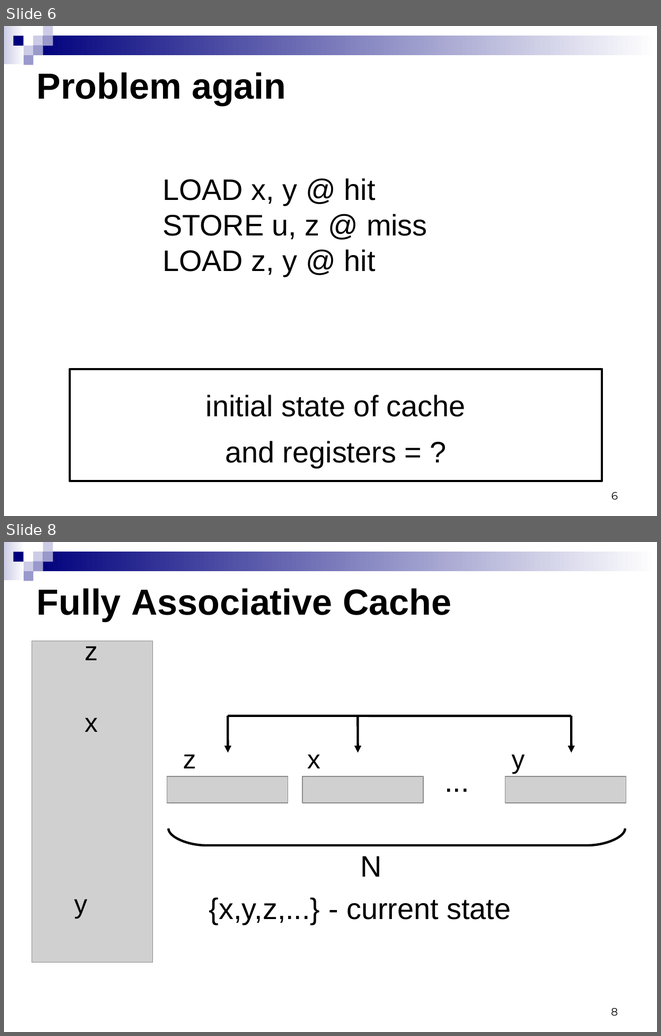
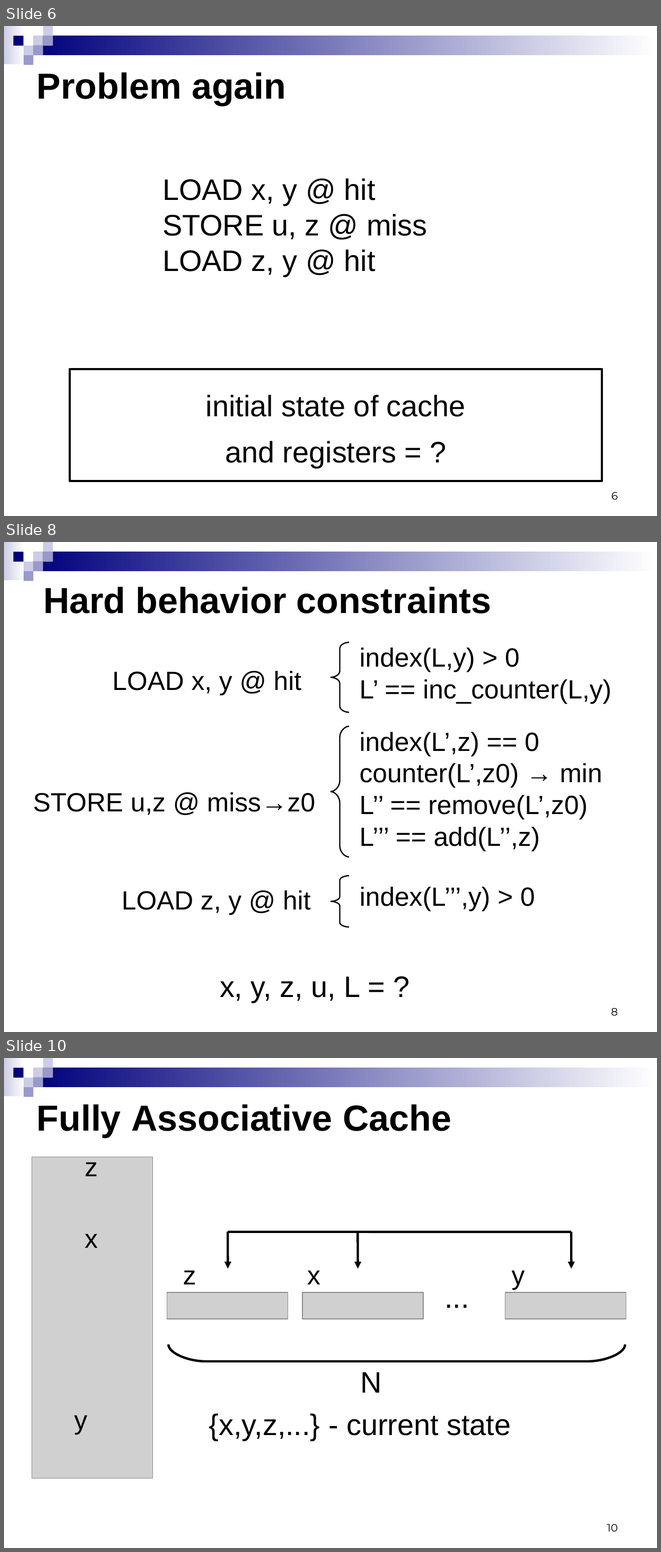
Before and after one commit to kornevgen/tesla-project, a slide deck: papers/unpublished/SummerSchool09/sumsch09-3.ppt. Shown one above the other, each under a label of ours: slides 6 and 8 before the commit, slides 6, 8 and 10 after it; the slides between them are not shown. The pictures are 661x1036 and 661x1552 pixels, drawn with LibreOffice and Linux fonts; fonts in the diff are those of the drawing; grey boxes stand for pictures. Boxes give left, top, right and bottom in pixels: in the first picture for what was removed or moved away, otherwise in the second. Text is boxed around its words. In the diff, an @@ line names an element or a change of style, - is before the commit and + after.

```diff
--- a/papers/unpublished/SummerSchool09/sumsch09-3.ppt
+++ b/papers/unpublished/SummerSchool09/sumsch09-3.ppt
@@ slide 8 added at (4, 542, 657, 1032), background #FFFFFF; not listed: 9 template elements that a slide beside it also shows @@
@@ title added at (43, 587, 492, 614), 44 pt, text #000000, bold @@
+Hard behavior constraints
@@ freeform shape added at (330, 642, 349, 712), outline #000000 1.5 pt @@
@@ text added at (360, 647, 611, 704), 32 pt, text #000000 @@
+index(L,y) > 0
+L’ == inc_counter(L,y)
@@ text added at (112, 671, 301, 695), 32 pt, text #000000 @@
+LOAD x, y @ hit
@@ freeform shape added at (330, 726, 349, 857), outline #000000 1.5 pt @@
@@ text added at (360, 732, 602, 850), 32 pt, text #000000 @@
+index(L’,z) == 0
+counter(L’,z0) → min
+L’’ == remove(L’,z0)
+L’’’ == add(L’’,z)
@@ text added at (33, 792, 315, 815), 32 pt, text #000000 @@
+STORE u,z @ miss→z0
@@ freeform shape added at (330, 875, 349, 927), outline #000000 1.5 pt @@
@@ text added at (122, 890, 310, 915), 32 pt, text #000000 @@
+LOAD z, y @ hit
@@ text added at (360, 886, 535, 910), 32 pt, text #000000 @@
+index(L’’’,y) > 0
@@ text added at (220, 976, 361, 1002), 36 pt, text #000000 @@
+x, y, z, u, L = ?
@@ page number added at (611, 1007, 618, 1015), 13 pt, text #000000 @@
+8
@@ what was slide 8 is now slide 10 @@
@@ page number at (607, 1523, 618, 1531): text changed @@
-8
+10
```
Also in this commit, not shown: 6 slides changed, 1 other slide added.
